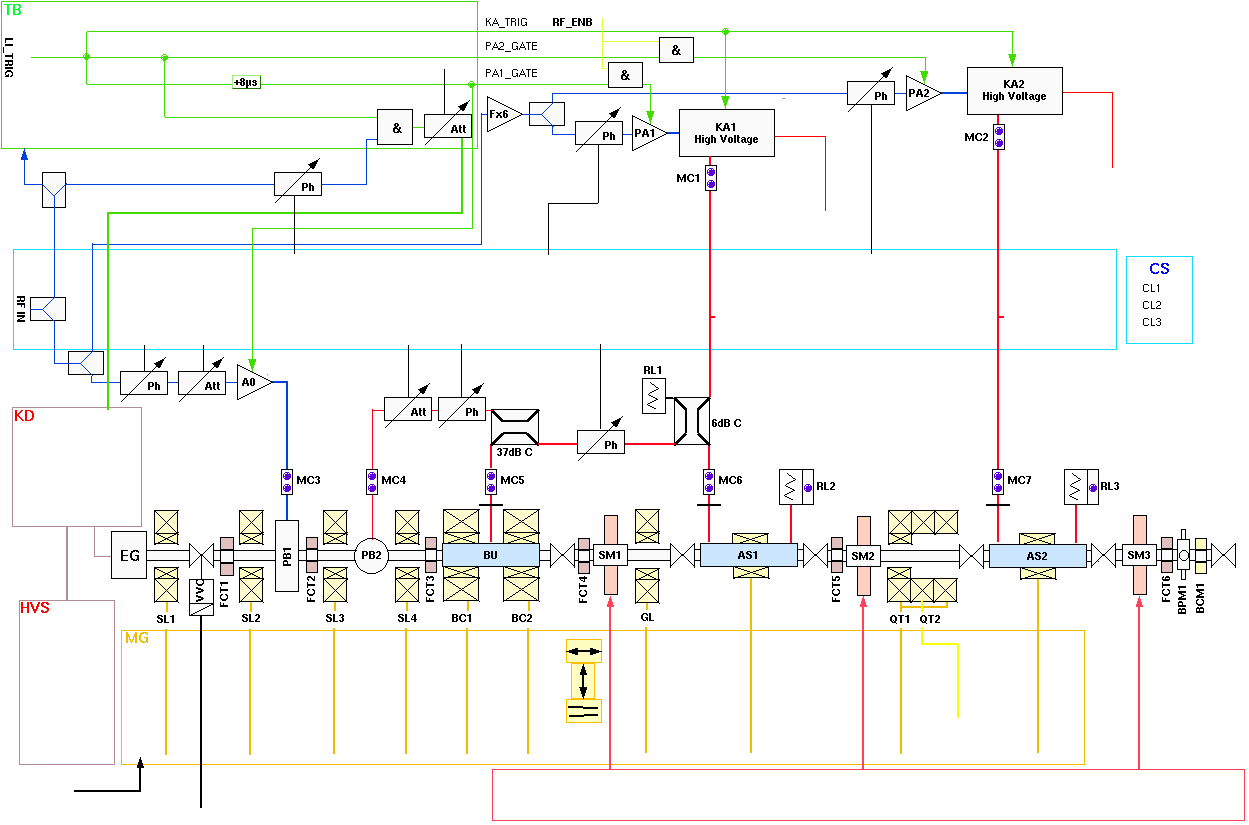
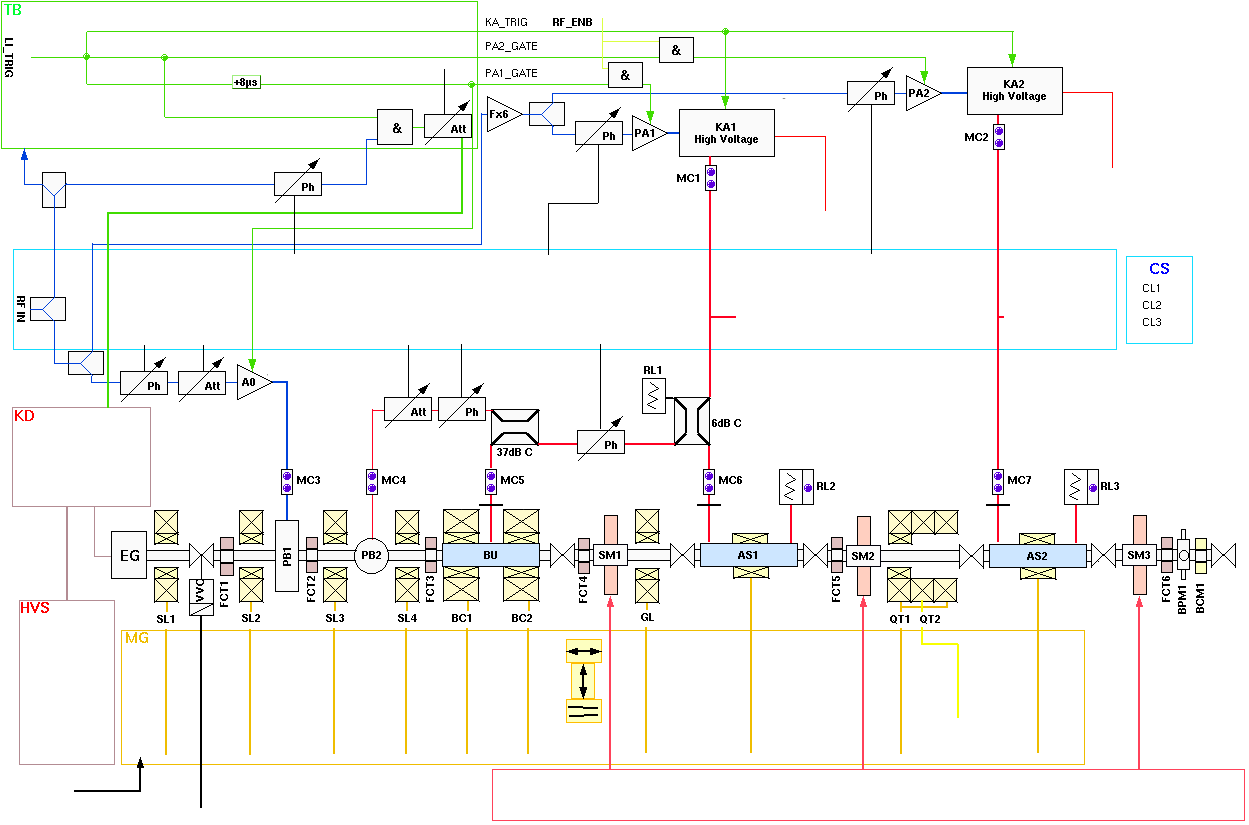
The second 1249 x 825 image is a revision of the first. Changes to its layers:
painted on "Pasted Layer" over [12, 316, 736, 527]
